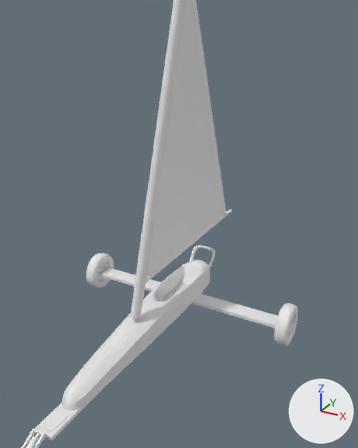
The COLLADA model resources/yachts/sietske/sietske.dae: old version first, new version second.
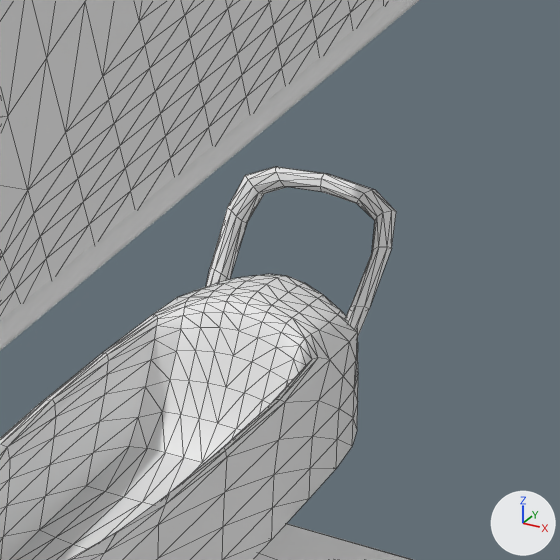
There are two pictures of each version: one whole from a 50 mm lens placed at (3.75, -7.04, 5.32), pointed at (-0.52, 0.73, 1.44), one close up on the part from 45% to 66% of the width and 50% to 67% of the height. Every picture has the same lights, and +X, +Y and +Z are marked at lower right. The close-ups show mesh edges as thin lines.

The older version as bpy lines, for what is in view:
```python
me_cube_001 = bpy.data.meshes.new('Cube.001')
me_cube_001.from_pydata(...)  # 88 vertices, 160 faces; spans x -0.241..0.241, y 0.501..0.896, z 0.588..1.023
me_cube_001.materials.append(mat_sietske)  # its picture is missing
me_cube_005 = bpy.data.meshes.new('Cube.005')
me_cube_005.from_pydata(...)  # 194 vertices, 384 faces; spans x -0.03..0.03, y -1.4..2.07, z 1.32..1.39
me_cube_005.materials.append(mat_sietske)  # its picture is missing
me_plane_001 = bpy.data.meshes.new('Plane.001')
me_plane_001.from_pydata(...)  # 24 vertices, 44 faces; spans x -1.84..1.84, y -0.14..0.15, z 0.34..0.41
me_plane_001.materials.append(mat_sietske)  # its picture is missing
ob_achterloper = bpy.data.objects.new('Achterloper', me_plane_001)
ob_achterloper.location = (0.0, 0.0, 0.0)
ob_cube_001 = bpy.data.objects.new('Cube.001', me_cube_001)
ob_cube_001.location = (0.0, 0.0, 0.0)
ob_giek = bpy.data.objects.new('Giek', me_cube_005)
ob_giek.location = (0.0, 0.0, 0.0)
# also in view: 'Body' at (0.0, -1.29, 0.63); 'Zeil' at (0.0, 0.23, 3.57)
```
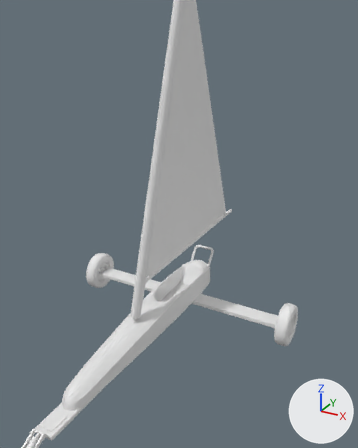
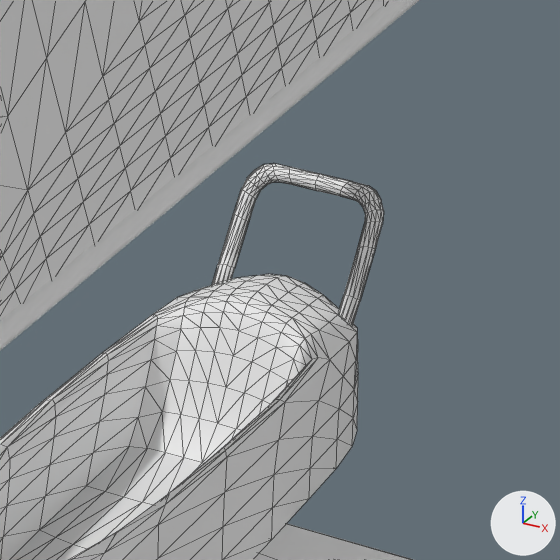
Commit message: Updated Sietske Rolbeugel

Patch to the scene script:
```diff
--- a/resources/yachts/sietske/sietske.dae.py
+++ b/resources/yachts/sietske/sietske.dae.py
@@ me_plane_003 @@
+me_plane_003.from_pydata(...)  # 230 vertices, 456 faces; spans x -0.208..0.208, y 0.535..0.855, z 0.638..1.037
+me_plane_003.materials.append(mat_sietske)  # its picture is missing
@@ ob_cube_001 @@
-ob_cube_001 = bpy.data.objects.new('Cube.001', me_cube_001)
-ob_cube_001.location = (0.0, 0.0, 0.0)
@@ ob_rolbeugel @@
+ob_rolbeugel = bpy.data.objects.new('Rolbeugel', me_plane_003)
+ob_rolbeugel.location = (0.0, 0.0, 0.0)
```

Boxes (x1, y1, x2, y2) around the edits, measured in the close-ups (560 x 560 px):
'Cube.001', deleted
    before: (206, 167, 396, 338)
'Rolbeugel', added
    after: (212, 163, 384, 325)
